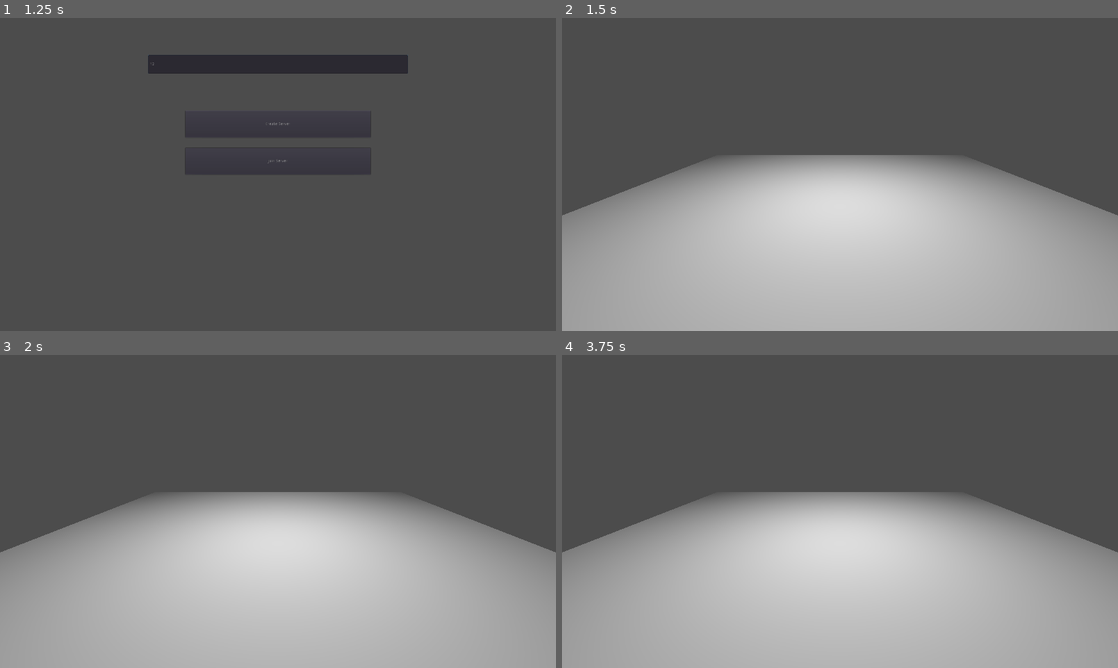
Above: before the commit, frames 1-4 (two rows, left to right).
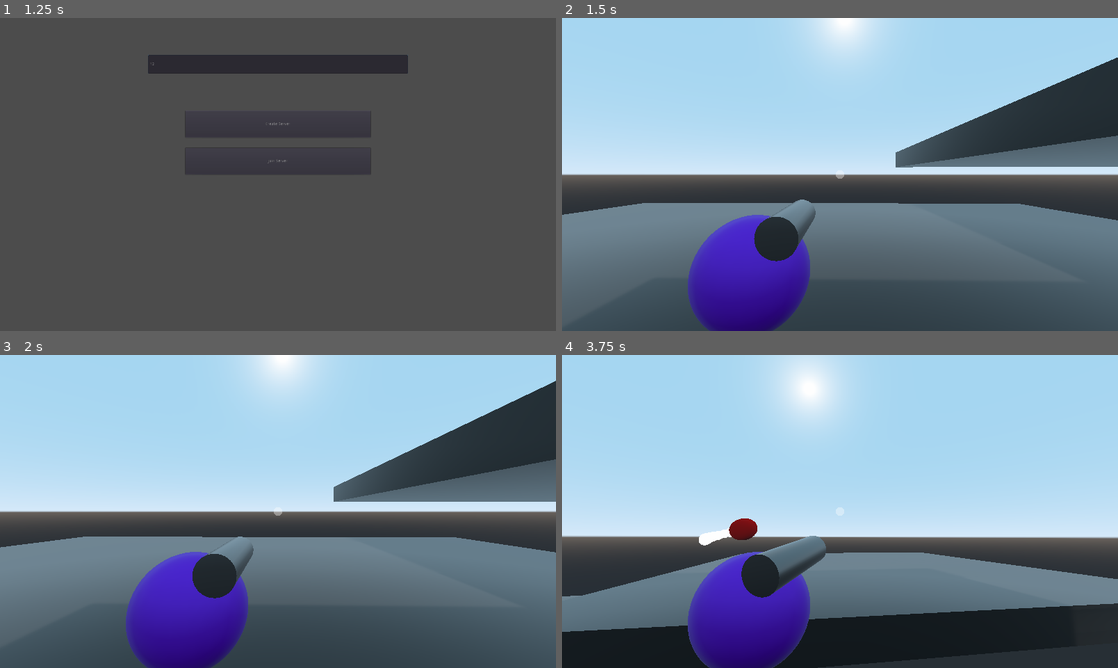
Above: after the commit, the same moments.

Repository: TimothySisson/GameCollab
Game: Godot game, scene res://NetworkSetup.tscn
The game is run twice, just before and just after one commit, with the same random seed, the same clock (stepped at 60 frames per second) and the same inputs.
Inputs (mouse positions are in pixels of both pictures, inside the frame that each line leads up to):
- Up to frame 1 (1.25 s): click (278, 64) at 0.52 s; type "12" at 0.6 s
- Up to frame 2 (1.5 s): click "Create Server" at 1.25 s
- Up to frame 3 (2 s): no input
- Up to frame 4 (3.75 s): tap Enter at 2 s; move the mouse to (962, 495) at 2.02 s; press the mouse at (962, 495) at 2.03 s; hold D (strafe_right, bound only after the commit) 2.03-2.78 s; tap Space (jump, bound only after the commit) at 2.27, 2.3, 2.57, 2.85, 3.02, 3.32 s; move the mouse to (728, 527) at 2.77 s; release the mouse at (728, 527) at 2.78 s; hold S (move_back, bound only after the commit) 2.78-3.53 s; click (728, 527) at 3.05 s; move the mouse to (895, 442) at 3.52 s; press the mouse at (895, 442) at 3.53 s; hold D (strafe_right, bound only after the commit) from 3.53 s (still down)

Frame 1 is identical in both runs. In frame 2, 97% of the frame differs, in the area x 0-100%, y 0-100%; in frame 3, 97%; in frame 4, 100%.
Error before the commit: Invalid get index '3' (on base: 'Array'). (res://Network.gd:14)
Error after the commit: Invalid get index '3' (on base: 'Array'). (res://Network.gd:13)

Commit message:
Added 3D character movement and projectiles

Diff:
--- /dev/null
+++ b/Game.gd
@@ -0,0 +1,19 @@
+extends Spatial
+
+onready var spawn = $Spawn
+
+# Called when the node enters the scene tree for the first time.
+func _ready():
+	Input.set_mouse_mode(Input.MOUSE_MODE_CAPTURED)
+
+func _input(event):
+	if event.is_action_pressed("ui_cancel"):
+		Input.set_mouse_mode(Input.MOUSE_MODE_VISIBLE)
+	if event.is_action_pressed("shoot"):
+		if Input.get_mouse_mode() == Input.MOUSE_MODE_VISIBLE:
+			Input.set_mouse_mode(Input.MOUSE_MODE_CAPTURED)
+			get_tree().set_input_as_handled()
+
+# Called every frame. 'delta' is the elapsed time since the previous frame.
+#func _process(delta):
+#	pass
--- a/Game.tscn
+++ b/Game.tscn
@@ -1,17 +1,103 @@
-[gd_scene load_steps=2 format=2]
+[gd_scene load_steps=8 format=2]
 
-[sub_resource type="CubeMesh" id=1]
+[ext_resource path="res://Game.gd" type="Script" id=1]
+[ext_resource path="res://Skybox.tscn" type="PackedScene" id=2]
+
+[sub_resource type="ProceduralSky" id=1]
+
+[sub_resource type="Environment" id=2]
+background_mode = 2
+background_sky = SubResource( 1 )
+
+[sub_resource type="BoxShape" id=3]
+extents = Vector3( 20, 1, 20 )
+
+[sub_resource type="SpatialMaterial" id=4]
+albedo_color = Color( 0.180392, 0.180392, 0.180392, 1 )
+metallic = 0.38
+metallic_specular = 0.55
+roughness = 0.4
+
+[sub_resource type="CubeMesh" id=5]
+material = SubResource( 4 )
 size = Vector3( 40, 2, 40 )
 
 [node name="Game" type="Spatial"]
+script = ExtResource( 1 )
 
-[node name="MeshInstance" type="MeshInstance" parent="."]
-mesh = SubResource( 1 )
+[node name="UI" type="Control" parent="."]
+anchor_right = 1.0
+anchor_bottom = 1.0
+__meta__ = {
+"_edit_use_anchors_": false
+}
+
+[node name="Control" type="Control" parent="UI"]
+anchor_left = 0.5
+anchor_top = 0.5
+anchor_right = 0.5
+anchor_bottom = 0.5
+__meta__ = {
+"_edit_use_anchors_": false
+}
+
+[node name="Center" type="Node2D" parent="UI/Control"]
+
+[node name="Line2D" type="Line2D" parent="UI/Control/Center"]
+modulate = Color( 1, 1, 1, 0.376471 )
+points = PoolVector2Array( -0.1, 0, 0.1, 0 )
+width = 30.0
+default_color = Color( 0.996078, 0.996078, 0.996078, 1 )
+begin_cap_mode = 2
+end_cap_mode = 2
+round_precision = 21
+
+[node name="Line2D2" type="Line2D" parent="UI/Control/Center"]
+visible = false
+points = PoolVector2Array( -0.1, 0, 0.1, 0 )
+width = 30.0
+default_color = Color( 0.996078, 0.996078, 0.996078, 1 )
+begin_cap_mode = 2
+end_cap_mode = 2
+
+[node name="WorldEnvironment" type="WorldEnvironment" parent="."]
+environment = SubResource( 2 )
+
+[node name="Spawn" type="Position3D" parent="."]
+transform = Transform( 1, 0, 0, 0, 1, 0, 0, 0, 1, 0, 3.94411, 0 )
+
+[node name="Floor" type="StaticBody" parent="."]
+
+[node name="CollisionShape" type="CollisionShape" parent="Floor"]
+shape = SubResource( 3 )
+
+[node name="MeshInstance" type="MeshInstance" parent="Floor"]
+mesh = SubResource( 5 )
 material/0 = null
 
-[node name="Camera" type="Camera" parent="."]
-transform = Transform( 1, 0, 0, 0, 0.957717, 0.287712, 0, -0.287712, 0.957717, 0, 8.4443, 16.0504 )
+[node name="Floor2" type="StaticBody" parent="."]
+transform = Transform( 1, 0, 0, 0, 1, 0, 0, 0, 1, 28.6044, 6.07742, -6.59334 )
 
-[node name="OmniLight" type="OmniLight" parent="."]
-transform = Transform( 1, 0, 0, 0, 1, 0, 0, 0, 1, 0, 12.073, 0 )
-omni_range = 31.2
+[node name="CollisionShape" type="CollisionShape" parent="Floor2"]
+shape = SubResource( 3 )
+
+[node name="MeshInstance" type="MeshInstance" parent="Floor2"]
+mesh = SubResource( 5 )
+material/0 = null
+
+[node name="Floor3" type="StaticBody" parent="."]
+transform = Transform( 1, 0, 0, 0, 1, 0, 0, 0, 1, 15.8819, 11.3701, 21.0707 )
+
+[node name="CollisionShape" type="CollisionShape" parent="Floor3"]
+shape = SubResource( 3 )
+
+[node name="MeshInstance" type="MeshInstance" parent="Floor3"]
+mesh = SubResource( 5 )
+material/0 = null
+
+[node name="DirectionalLight" type="DirectionalLight" parent="."]
+transform = Transform( 1, 0, 0, 0, 0.30837, 0.951267, 0, -0.951267, 0.30837, -13.7951, 18.9142, -3.67441 )
+light_energy = 1.41
+shadow_enabled = true
+
+[node name="Skybox" parent="." instance=ExtResource( 2 )]
--- /dev/null
+++ b/Global.gd
@@ -0,0 +1,12 @@
+extends Node
+
+
+func instance_node_at_location(node: Object, parent: Object, location: Vector3):
+	var node_instance = instance_node(node, parent)
+	node_instance.global_transform.origin = location
+	return node_instance
+
+func instance_node(node: Object, parent: Object):
+	var node_instance = node.instance()
+	parent.add_child(node_instance)
+	return node_instance
--- /dev/null
+++ b/Gun.gd
@@ -0,0 +1,10 @@
+extends Spatial
+
+# Called when the node enters the scene tree for the first time.
+func _ready():
+	pass # Replace with function body.
+
+
+# Called every frame. 'delta' is the elapsed time since the previous frame.
+func _process(delta):
+	pass
--- a/Network.gd
+++ b/Network.gd
@@ -8,12 +8,13 @@
 
 var ip_address = ""
 
-
 # Called when the node enters the scene tree for the first time.
 func _ready():
 	ip_address = IP.get_local_addresses()[3]
 
+	# warning-ignore:return_value_discarded
 	get_tree().connect("connected_to_server", self, "_connected_to_server")
+	# warning-ignore:return_value_discarded
 	get_tree().connect("server_disconnected", self, "_server_disconnected")
 
 func _connected_to_server():
--- a/NetworkSetup.gd
+++ b/NetworkSetup.gd
@@ -1,5 +1,7 @@
 extends Control
 
+var player = load("res://Player.tscn")
+var game = preload("res://Game.tscn").instance()
 
 onready var multiplayer_config_ui = $Config
 onready var server_ip_address = $Config/ServerIPAddress
@@ -11,32 +13,48 @@
 	get_tree().connect("network_peer_connected", self, "_player_connected")
 # warning-ignore:return_value_discarded
 	get_tree().connect("network_peer_disconnected", self, "_player_disconnected")
+# warning-ignore:return_value_discarded
+	get_tree().connect("connected_to_server", self, "_connected_to_server")
 
 	device_ip_address.text = Network.ip_address
 
 func _player_connected(id):
 	print("Player " + str(id) + " has connected")
-
+	instance_player(id)
 
 func _player_disconnected(id):
 	print("Player " + str(id) + " has disconnected")
+
+	if Players.has_node(str(id)):
+		Players.get_node(str(id)).queue_free()
 
 func _on_CreateServer_pressed():
 	multiplayer_config_ui.hide()
 	Network.create_server()
 	print("Created server at " + Network.ip_address)
-	var game = preload("res://Game.tscn").instance()
+
 	get_tree().get_root().add_child(game)
 
+	# Remove this line if using dedicated server
+	instance_player(get_tree().get_network_unique_id())
 
 func _on_JoinServer_pressed():
 	if server_ip_address.text != "":
 		multiplayer_config_ui.hide()
 		Network.ip_address = server_ip_address.text
 		Network.join_server()
-		var game = preload("res://Game.tscn").instance()
+
 		get_tree().get_root().add_child(game)
+		instance_player(get_tree().get_network_unique_id())
 
+func instance_player(id):
+	var player_instance = Global.instance_node_at_location(player, Players, Vector3(0,3,0))
+	player_instance.name = str(id)
+	player_instance.set_network_master(id)
+
+func _connected_to_server():
+	yield(get_tree().create_timer(0.1), "timeout")
+	instance_player(get_tree().get_network_unique_id())
 
 # Called every frame. 'delta' is the elapsed time since the previous frame.
 #func _process(delta):
--- /dev/null
+++ b/Player.gd
@@ -0,0 +1,84 @@
+extends KinematicBody
+
+export var speed : float = 20
+export var acceleration : float = 10
+export var air_acceleration : float = 10
+export var gravity : float = 0.6
+export var terminal_velocity : float = 54
+export var jump_power : float = 60
+export var aim_speed : float = 10
+export(float, 0.1, 1) var mouse_sensitivity : float = 0.05
+export(float, -50, 0) var min_pitch : float = -50
+export(float, 0, 50) var max_pitch : float = 50
+
+var velocity : Vector3
+var y_velocity : float
+
+onready var camera_pivot = $CameraPivot
+onready var camera = $CameraPivot/CameraBoom/Camera
+onready var gun = $Gun
+onready var muzzle = $Gun/Muzzle
+onready var aimcast = $CameraPivot/CameraBoom/Camera/AimCast
+onready var projectile = preload("res://Projectile.tscn")
+
+# Called when the node enters the scene tree for the first time.
+func _ready():
+	pass # Replace with function body.
+
+
+
+# Called every frame. 'delta' is the elapsed time since the previous frame.
+func _process(delta):
+
+	if is_network_master():
+		if aimcast.is_colliding():
+			var target_position = gun.transform
+			gun.look_at(aimcast.get_collision_point(), Vector3.UP)
+			var new_transform = gun.transform
+			gun.transform = target_position
+
+			gun.transform = gun.transform.interpolate_with(new_transform, aim_speed * delta)
+		get_input(delta)
+
+func get_input(delta):
+	var direction = Vector3()
+	if Input.is_action_just_pressed("shoot"):
+		if aimcast.is_colliding():
+			var b = projectile.instance()
+			muzzle.add_child(b)
+			b.look_at(aimcast.get_collision_point(), Vector3.UP)
+			b.linear_velocity = velocity / 1.5
+			b.shoot = true
+	if Input.is_action_pressed("move_forward"):
+		direction -= transform.basis.z
+	if Input.is_action_pressed("move_back"):
+		direction += transform.basis.z
+	if Input.is_action_pressed("strafe_left"):
+		direction -= transform.basis.x
+	if Input.is_action_pressed("strafe_right"):
+		direction += transform.basis.x
+
+	direction = direction.normalized()
+	var accel = acceleration if is_on_floor() else air_acceleration
+	velocity = velocity.linear_interpolate(direction * speed, accel * delta)
+
+	if is_on_floor():
+		y_velocity = -0.01
+	else:
+		y_velocity = clamp(y_velocity - gravity, -terminal_velocity, terminal_velocity)
+
+	if Input.is_action_just_pressed("jump") and is_on_floor():
+		y_velocity = jump_power
+
+	velocity.y = y_velocity
+	velocity = move_and_slide(velocity, Vector3.UP)
+func _on_Network_tick_rate_timeout():
+	pass
+
+func _input(event):
+	if event is InputEventMouseMotion:
+		rotation_degrees.y -= event.relative.x * mouse_sensitivity
+		rotation_degrees.x -= event.relative.y * mouse_sensitivity
+		rotation_degrees.x = clamp(rotation_degrees.x, min_pitch, max_pitch)
+		camera_pivot.rotation_degrees.x -= event.relative.y * mouse_sensitivity
+		camera_pivot.rotation_degrees.x = clamp(camera_pivot.rotation_degrees.x, min_pitch, max_pitch)
--- /dev/null
+++ b/Player.tscn
@@ -0,0 +1,68 @@
+[gd_scene load_steps=8 format=2]
+
+[ext_resource path="res://Player.gd" type="Script" id=1]
+[ext_resource path="res://Gun.gd" type="Script" id=2]
+
+[sub_resource type="SphereShape" id=3]
+
+[sub_resource type="SphereMesh" id=4]
+
+[sub_resource type="SpatialMaterial" id=5]
+albedo_color = Color( 0.454902, 0, 1, 1 )
+metallic = 0.26
+metallic_specular = 0.57
+roughness = 0.62
+
+[sub_resource type="CylinderMesh" id=1]
+top_radius = 0.3
+bottom_radius = 0.3
+
+[sub_resource type="SpatialMaterial" id=2]
+albedo_color = Color( 0.501961, 0.501961, 0.501961, 1 )
+metallic = 1.0
+metallic_specular = 0.69
+roughness = 0.33
+
+[node name="Player" type="KinematicBody"]
+collision_layer = 3
+script = ExtResource( 1 )
+
+[node name="CollisionShape" type="CollisionShape" parent="."]
+shape = SubResource( 3 )
+
+[node name="MeshInstance" type="MeshInstance" parent="."]
+mesh = SubResource( 4 )
+material/0 = SubResource( 5 )
+
+[node name="Tween" type="Tween" parent="."]
+
+[node name="Network_tick_rate" type="Timer" parent="."]
+wait_time = 0.03
+autostart = true
+
+[node name="CameraPivot" type="Spatial" parent="."]
+
+[node name="CameraBoom" type="SpringArm" parent="CameraPivot"]
+transform = Transform( 1, 0, 0, 0, 1, 0, 0, 0, 1, 1.62115, 1.74412, 0 )
+spring_length = 4.0
+
+[node name="Camera" type="Camera" parent="CameraPivot/CameraBoom"]
+transform = Transform( 0.999803, 0, 0.0198256, 0, 1, 0, -0.0198256, 0, 0.999803, 0, 0, 0 )
+
+[node name="AimCast" type="RayCast" parent="CameraPivot/CameraBoom/Camera"]
+enabled = true
+cast_to = Vector3( 0, 0, -1000 )
+
+[node name="Gun" type="Spatial" parent="."]
+transform = Transform( 1, 0, 0, 0, 1, 0, 0, 0, 1, 0.686229, 0.876505, 1.86265e-09 )
+script = ExtResource( 2 )
+
+[node name="GunMesh" type="MeshInstance" parent="Gun"]
+transform = Transform( 1, 0, 0, 0, -4.37114e-08, -1, 0, 1, -4.37114e-08, 0, 0, 0 )
+mesh = SubResource( 1 )
+material/0 = SubResource( 2 )
+
+[node name="Muzzle" type="Spatial" parent="Gun"]
+transform = Transform( 1, 0, 0, 0, 1, 0, 0, 0, 1, 0, 0, -1.0192 )
+
+[connection signal="timeout" from="Network_tick_rate" to="." method="_on_Network_tick_rate_timeout"]
--- /dev/null
+++ b/Players.tscn
@@ -0,0 +1,3 @@
+[gd_scene format=2]
+
+[node name="Players" type="Node"]
--- /dev/null
+++ b/Projectile.gd
@@ -0,0 +1,20 @@
+extends RigidBody
+
+var shoot = false
+const DAMAGE = 50
+const FORCE = 200
+onready var parent = get_parent()
+
+func _ready():
+	set_as_toplevel(true)
+
+
+# Called every frame. 'delta' is the elapsed time since the previous frame.
+#func _process(delta):
+#	pass
+func _physics_process(delta):
+	if shoot:
+		add_force(-transform.basis.z * FORCE, transform.basis.z)
+
+func _on_Area_body_shape_entered(body_id, body, body_shape, local_shape):
+	queue_free()
--- /dev/null
+++ b/Projectile.tscn
@@ -0,0 +1,79 @@
+[gd_scene load_steps=12 format=2]
+
+[ext_resource path="res://Projectile.gd" type="Script" id=1]
+
+[sub_resource type="SphereShape" id=1]
+radius = 0.25
+
+[sub_resource type="SphereMesh" id=2]
+radius = 0.25
+height = 0.5
+
+[sub_resource type="SpatialMaterial" id=3]
+albedo_color = Color( 0.831373, 0, 0, 1 )
+
+[sub_resource type="Gradient" id=13]
+colors = PoolColorArray( 1, 1, 1, 1, 1, 1, 1, 0 )
+
+[sub_resource type="GradientTexture" id=12]
+gradient = SubResource( 13 )
+
+[sub_resource type="Curve" id=9]
+_data = [ Vector2( 0, 0.275 ), 0.0, 0.0, 0, 0, Vector2( 1, 0.992045 ), 1.38921, 0.0, 0, 0 ]
+
+[sub_resource type="CurveTexture" id=10]
+curve = SubResource( 9 )
+
+[sub_resource type="ParticlesMaterial" id=4]
+lifetime_randomness = 0.1
+direction = Vector3( 0, 0, 1 )
+spread = 33.11
+gravity = Vector3( 0, 0, 0 )
+initial_velocity = 0.1
+initial_velocity_random = 0.23
+angular_velocity_random = 0.01
+linear_accel = 1.0
+radial_accel_random = 0.03
+angle_random = 0.32
+scale = 1.5
+scale_random = 0.38
+scale_curve = SubResource( 10 )
+color_ramp = SubResource( 12 )
+
+[sub_resource type="SpatialMaterial" id=14]
+flags_transparent = true
+vertex_color_use_as_albedo = true
+params_blend_mode = 1
+emission_enabled = true
+emission = Color( 1, 1, 1, 1 )
+emission_energy = 1.0
+emission_operator = 0
+emission_on_uv2 = false
+
+[sub_resource type="SphereMesh" id=15]
+material = SubResource( 14 )
+radius = 0.25
+height = 0.5
+
+[node name="Projectile" type="RigidBody"]
+collision_layer = 0
+collision_mask = 0
+mass = 1.5
+gravity_scale = 0.01
+script = ExtResource( 1 )
+
+[node name="CollisionShape" type="CollisionShape" parent="."]
+transform = Transform( 1, 0, 0, 0, 1, 0, 0, 0, 2, 0, 0, 0 )
+shape = SubResource( 1 )
+
+[node name="MeshInstance" type="MeshInstance" parent="."]
+transform = Transform( 1, 0, 0, 0, 1, 0, 0, 0, 2, 0, 0, 0 )
+mesh = SubResource( 2 )
+material/0 = SubResource( 3 )
+
+[node name="Particles" type="Particles" parent="."]
+amount = 50
+lifetime = 0.58
+local_coords = false
+process_material = SubResource( 4 )
+draw_pass_1 = SubResource( 15 )
--- /dev/null
+++ b/Skybox.tscn
@@ -0,0 +1,30 @@
+[gd_scene load_steps=2 format=2]
+
+[sub_resource type="BoxShape" id=1]
+extents = Vector3( 300, 1, 300 )
+
+[node name="Skybox" type="StaticBody"]
+transform = Transform( 1, 0, 0, 0, 1, 0, 0, 0, 1, 0, -64.4793, 0 )
+
+[node name="CollisionShape" type="CollisionShape" parent="."]
+shape = SubResource( 1 )
+
+[node name="CollisionShape2" type="CollisionShape" parent="."]
+transform = Transform( 1, 0, 0, 0, 1, 0, 0, 0, 1, 0, 600, 0 )
+shape = SubResource( 1 )
+
+[node name="CollisionShape3" type="CollisionShape" parent="."]
+transform = Transform( -4.37114e-08, -1, 0, 1, -4.37114e-08, 0, 0, 0, 1, -300, 300, 0 )
+shape = SubResource( 1 )
+
+[node name="CollisionShape4" type="CollisionShape" parent="."]
+transform = Transform( -4.37114e-08, -1, 0, 1, -4.37114e-08, 0, 0, 0, 1, 300, 300, 0 )
+shape = SubResource( 1 )
+
+[node name="CollisionShape5" type="CollisionShape" parent="."]
+transform = Transform( 1, 0, 0, 0, -4.37114e-08, -1, 0, 1, -4.37114e-08, 0, 300, -300 )
+shape = SubResource( 1 )
+
+[node name="CollisionShape6" type="CollisionShape" parent="."]
+transform = Transform( 1, 0, 0, 0, -4.37114e-08, -1, 0, 1, -4.37114e-08, 0, 300, 300 )
+shape = SubResource( 1 )
--- a/project.godot
+++ b/project.godot
@@ -17,6 +17,8 @@
 [autoload]
 
 Network="*res://Network.gd"
+Global="*res://Global.gd"
+Players="*res://Players.tscn"
 
 [display]
 
@@ -27,6 +29,39 @@
 window/stretch/mode="2d"
 window/stretch/aspect="keep"
 
+[input]
+
+strafe_right={
+"deadzone": 0.5,
+"events": [ Object(InputEventKey,"resource_local_to_scene":false,"resource_name":"","device":0,"alt":false,"shift":false,"control":false,"meta":false,"command":false,"pressed":false,"scancode":68,"unicode":0,"echo":false,"script":null)
+ ]
+}
+strafe_left={
+"deadzone": 0.5,
+"events": [ Object(InputEventKey,"resource_local_to_scene":false,"resource_name":"","device":0,"alt":false,"shift":false,"control":false,"meta":false,"command":false,"pressed":false,"scancode":65,"unicode":0,"echo":false,"script":null)
+ ]
+}
+move_forward={
+"deadzone": 0.5,
+"events": [ Object(InputEventKey,"resource_local_to_scene":false,"resource_name":"","device":0,"alt":false,"shift":false,"control":false,"meta":false,"command":false,"pressed":false,"scancode":87,"unicode":0,"echo":false,"script":null)
+ ]
+}
+move_back={
+"deadzone": 0.5,
+"events": [ Object(InputEventKey,"resource_local_to_scene":false,"resource_name":"","device":0,"alt":false,"shift":false,"control":false,"meta":false,"command":false,"pressed":false,"scancode":83,"unicode":0,"echo":false,"script":null)
+ ]
+}
+jump={
+"deadzone": 0.5,
+"events": [ Object(InputEventKey,"resource_local_to_scene":false,"resource_name":"","device":0,"alt":false,"shift":false,"control":false,"meta":false,"command":false,"pressed":false,"scancode":32,"unicode":0,"echo":false,"script":null)
+ ]
+}
+shoot={
+"deadzone": 0.5,
+"events": [ Object(InputEventMouseButton,"resource_local_to_scene":false,"resource_name":"","device":0,"alt":false,"shift":false,"control":false,"meta":false,"command":false,"button_mask":0,"position":Vector2( 0, 0 ),"global_position":Vector2( 0, 0 ),"factor":1.0,"button_index":1,"pressed":false,"doubleclick":false,"script":null)
+ ]
+}
+
 [physics]
 
 common/enable_pause_aware_picking=true
Not shown, added: Cloud_Mask.png.import
